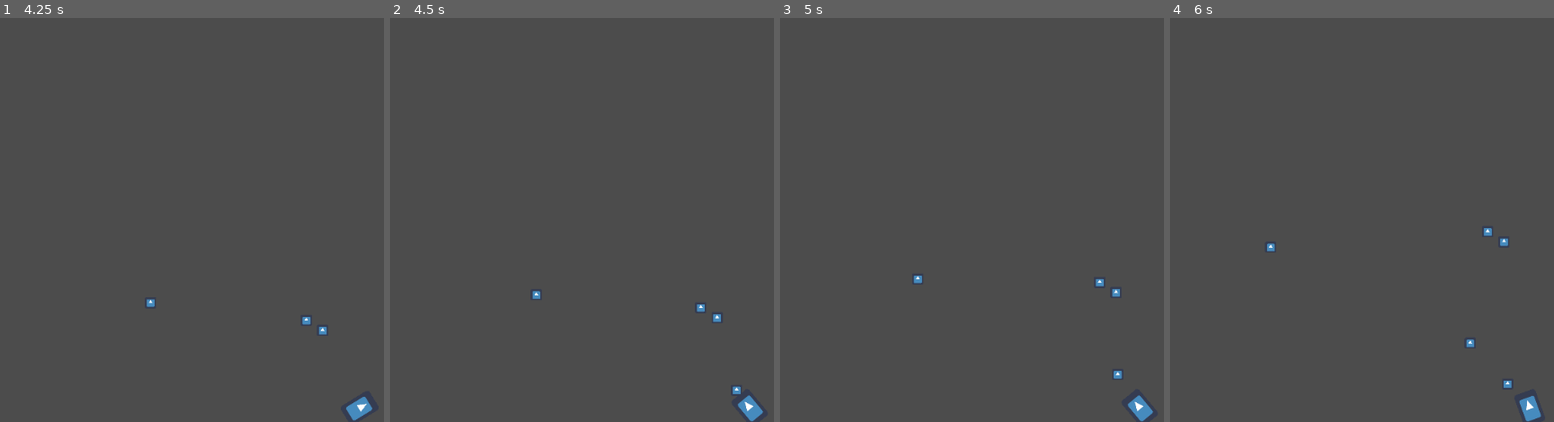
Above: before the commit, frames 1-4 (left to right).
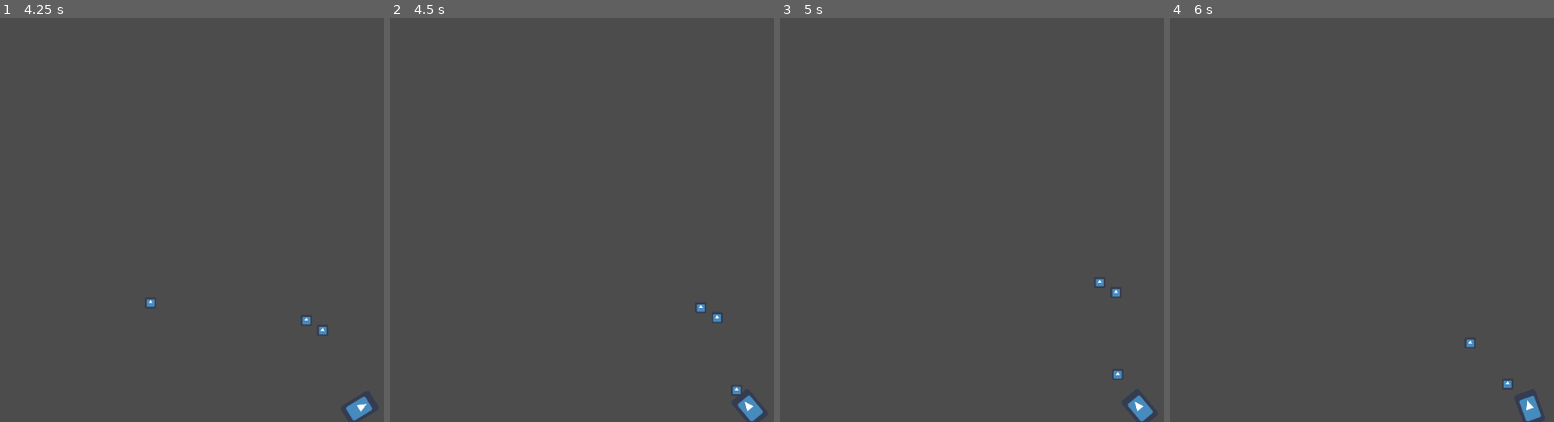
Above: after the commit, the same moments.

Repository: Nemesis-AS/godot-wild-jam-28
Game: Godot game, scene res://Scenes/Game.tscn
Same seed, same stepped clock (60 frames per second), same inputs: the game is played once before the commit and once after it. The project has no main scene, so this scene is started directly. The engine's default icon, where the game draws it, is replaced by a stand-in: a white triangle on a blue panel in a dark square.
Inputs (mouse positions are in pixels of both pictures, inside the frame that each line leads up to):
- Up to frame 1 (4.25 s): tap Enter at 0.5, 2 s; move the mouse to (outside the picture) at 0.52 s; press the mouse at (outside the picture) at 0.53 s; hold Right (ui_right) 0.53-1.28 s; tap Space (Space) at 1.25, 1.35, 2.75, 2.85 s; move the mouse to (215, 232) at 1.27 s; release the mouse at (215, 232) at 1.28 s; hold Left (ui_left) 1.28-2.03 s; move the mouse to (outside the picture) at 2.02 s; press the mouse at (outside the picture) at 2.03 s; hold Right (ui_right) 2.03-3.53 s; move the mouse to (322, 296) at 2.77 s; release the mouse at (322, 296) at 2.78 s; click (322, 296) at 2.92 s; move the mouse to (outside the picture) at 3.52 s; press the mouse at (outside the picture) at 3.53 s; hold Left (ui_left) from 3.53 s (still down)
- Up to frame 2 (4.5 s): keep holding Left (ui_left); move the mouse to (532, 147) at 4.27 s; release the mouse at (532, 147) at 4.28 s; tap Space (Space) at 4.35 s
- Up to frame 3 (5 s): keep holding Left (ui_left)
- Up to frame 4 (6 s): move the mouse to (outside the picture) at 5.02 s; press the mouse at (outside the picture) at 5.03 s; move the mouse to (1423, 106) at 5.77 s; release Left (ui_left) at 5.78 s; release the mouse at (1423, 106) at 5.78 s; hold Right (ui_right) from 5.78 s (still down); tap Space (Space) at 5.85 s

Frame 1 is identical in both runs. In frame 2, less than 0.1% of the frame differs, in the area x 37-40%, y 67-70%; in frame 3, less than 0.1%; in frame 4, 0.1%, in the area x 25-89%, y 52-58%.

Commit message:
Minor changes

Diff:
--- a/Src/Actors/Others/EggBullet.gd
+++ b/Src/Actors/Others/EggBullet.gd
@@ -7,6 +7,8 @@
 func _ready() -> void:
 	pass # Replace with function body.
 
-
 func _physics_process(delta: float) -> void:
 	position += direction * SPEED * delta
+
+func _on_LifeTimer_timeout() -> void:
+	queue_free()
--- a/Src/Actors/Others/EggBullet.tscn
+++ b/Src/Actors/Others/EggBullet.tscn
@@ -16,3 +16,8 @@
 
 [node name="CollisionShape2D" type="CollisionShape2D" parent="."]
 shape = SubResource( 1 )
+
+[node name="LifeTimer" type="Timer" parent="."]
+wait_time = 3.0
+autostart = true
+[connection signal="timeout" from="LifeTimer" to="." method="_on_LifeTimer_timeout"]
--- a/Src/Actors/Player/Player.tscn
+++ b/Src/Actors/Player/Player.tscn
@@ -37,7 +37,6 @@
 position = Vector2( 45.2921, 30.4596 )
 
 [node name="Bar" type="TextureProgress" parent="Bar"]
-visible = false
 margin_left = -10.5229
 margin_top = 63.9641
 margin_right = 61.4771
--- a/Src/Statemachine/Statemachine.gd
+++ b/Src/Statemachine/Statemachine.gd
@@ -28,5 +28,6 @@
 
 func enter_state(old_state,new_state):
 	pass
+
 func exit_state(new_state,old_state):
 	pass
